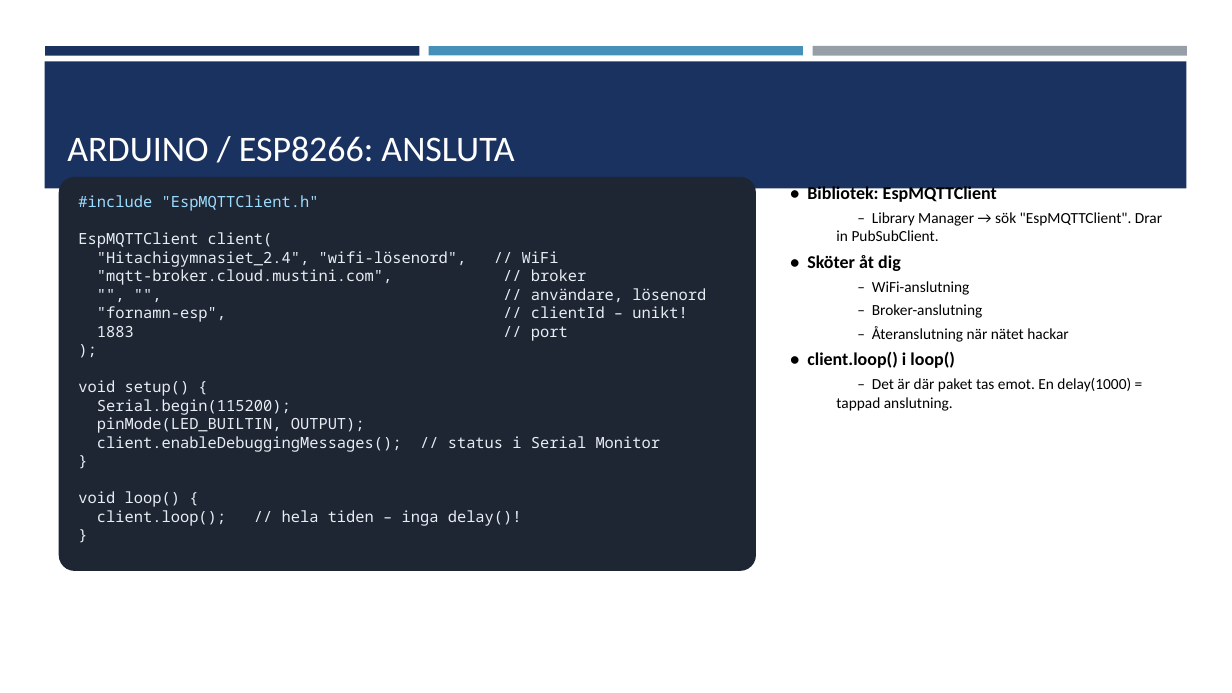
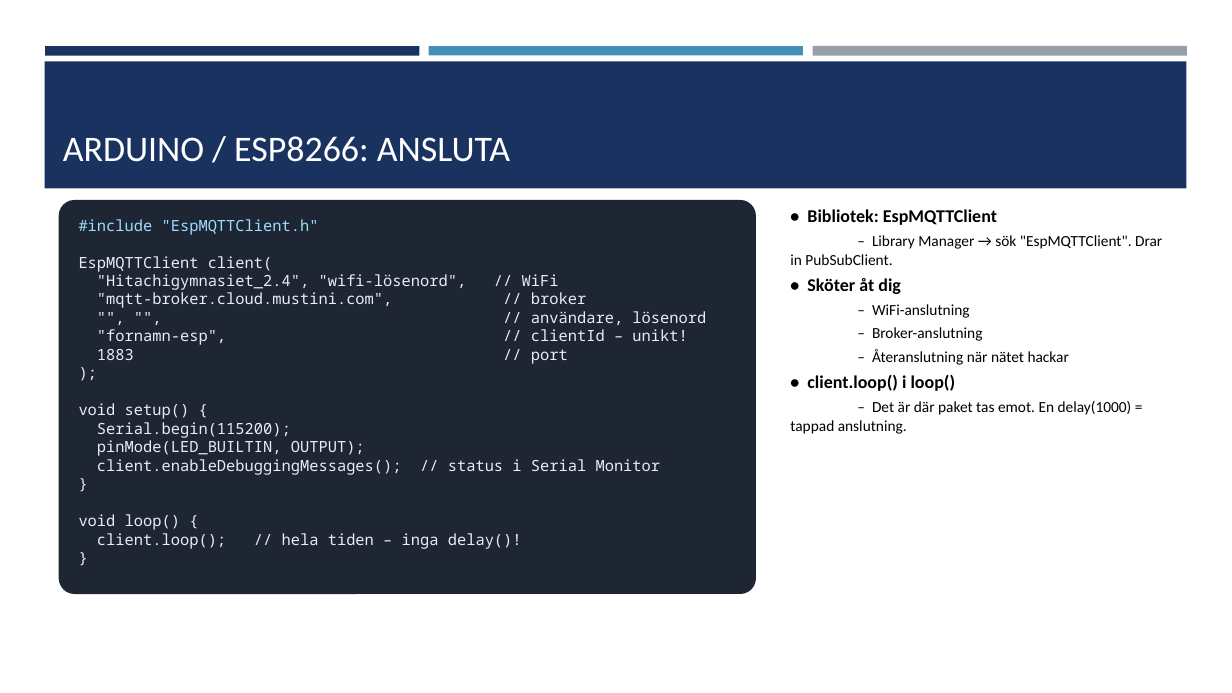
Before and after one commit to abbindustrigymnasium/driverbot-abbjetmus, a slide deck: slide 9 of MQTT-introduktion.pptx. Drawn at 1232x693 pixels with LibreOffice and Linux fonts; fonts in the diff are those of the drawing. Boxes give left, top, right and bottom in pixels: in the first picture for what was removed or moved away, otherwise in the second. Text is boxed around its words. In the diff, an @@ line names an element or a change of style, - is before the commit and + after.

```diff
--- a/MQTT-introduktion.pptx
+++ b/MQTT-introduktion.pptx
@@ title "ARDUINO / ESP8266: ANSLUTA": place and size @@
-title "ARDUINO / ESP8266: ANSLUTA" at box(67, 136, 514, 162)
+title "ARDUINO / ESP8266: ANSLUTA" at box(63, 136, 510, 162)
@@ rounded rectangle added at box(59, 200, 757, 594), fill #1E2533 @@
@@ text "#include "EspMQTTClient.h"": place and size @@
-text "#include "EspMQTTClient.h"" at box(59, 177, 757, 571)
+text "#include "EspMQTTClient.h"" at box(79, 219, 661, 549)
@@ text "#include "EspMQTTClient.h"" at box(79, 219, 661, 549): fill #1E2533 to none @@
@@ text "• Bibliotek: EspMQTTClient": place and size @@
-text "• Bibliotek: EspMQTTClient" at box(807, 184, 1162, 411)
+text "• Bibliotek: EspMQTTClient" at box(790, 209, 1162, 434)
@@ text "• Bibliotek: EspMQTTClient" at box(790, 209, 1162, 434): indent changed @@
```
Also in this commit, not shown: 14 other slides changed, 2 slides removed.
